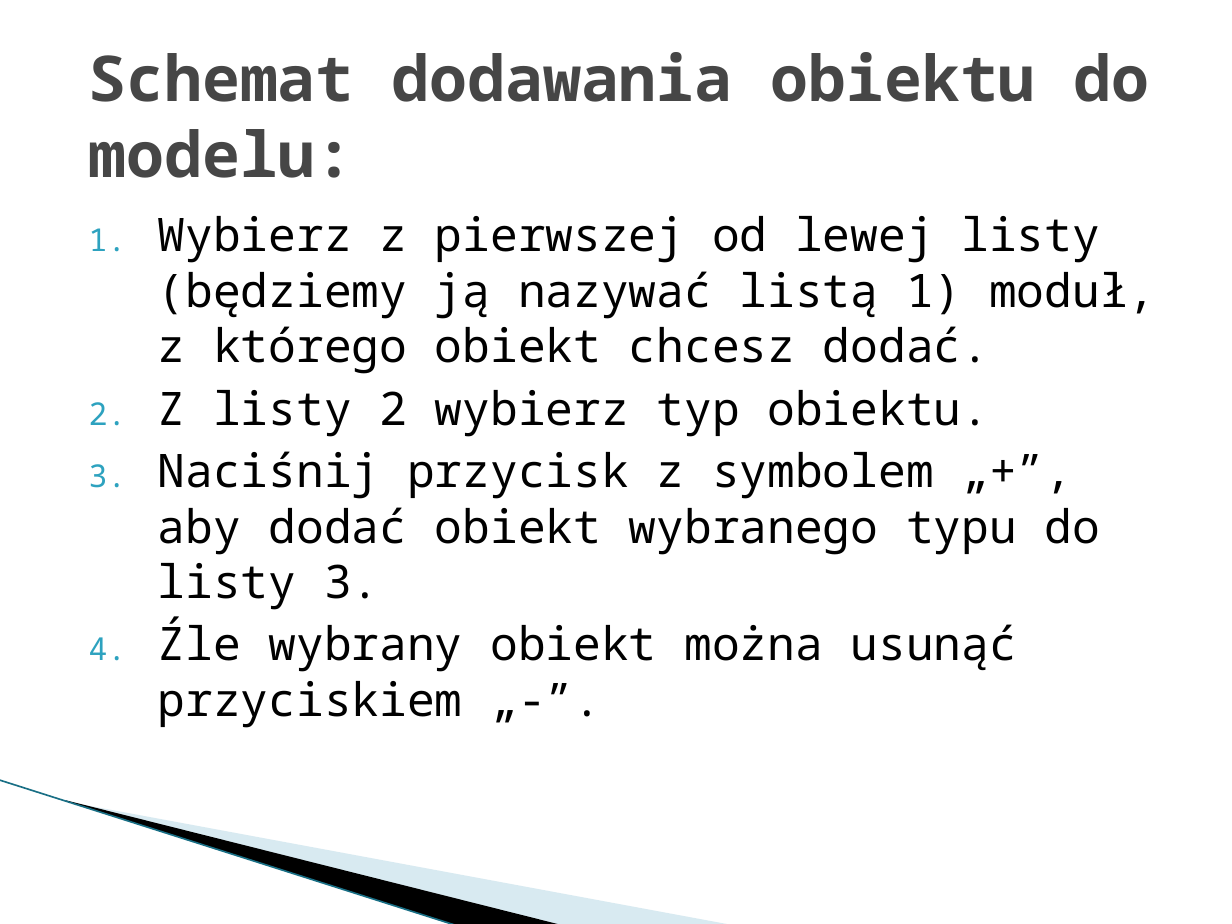
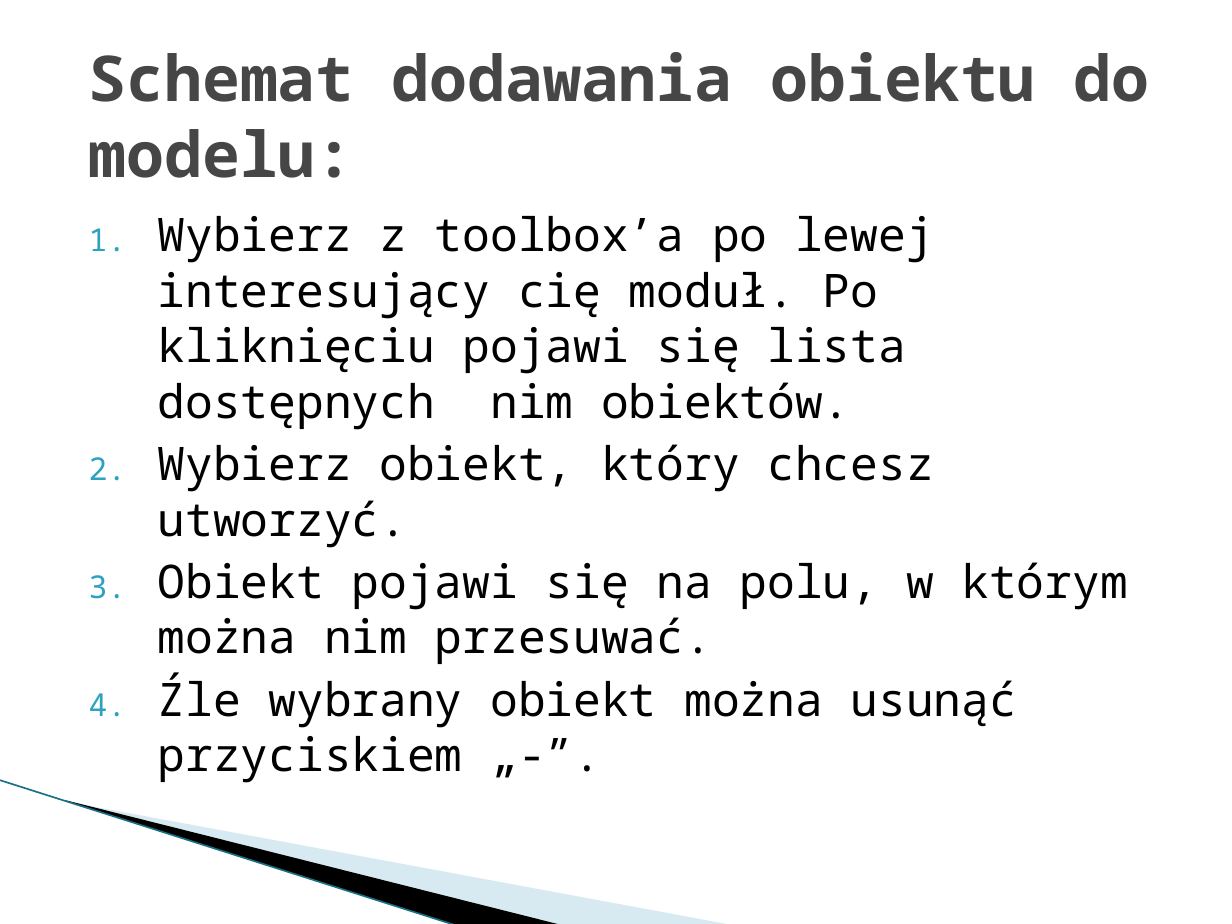
Before and after one commit to Dylek/SP_gridlab-D_GUI, a slide deck: slide 5 of prototyp 2.pptx (slide 10 before the commit). Drawn at 1232x924 pixels with LibreOffice and Linux fonts; fonts in the diff are those of the drawing; background and template pictures are left out. Boxes give left, top, right and bottom in pixels: in the first picture for what was removed or moved away, otherwise in the second. Text is boxed around its words. In the diff, an @@ line names an element or a change of style, - is before the commit and + after.

```diff
--- a/prototyp 2.pptx
+++ b/prototyp 2.pptx
@@ text at (158,216,1127,664): text changed @@
-1. Wybierz z pierwszej od lewej listy (będziemy ją nazywać listą 1) moduł, z którego obiekt chcesz dodać.
-2. Z listy 2 wybierz typ obiektu.
-3. Naciśnij przycisk z symbolem „+”, aby dodać obiekt wybranego typu do listy 3.
+1. Wybierz z toolbox’a po lewej interesujący cię moduł. Po kliknięciu pojawi się lista dostępnych nim obiektów.
+2. Wybierz obiekt, który chcesz utworzyć.
+3. Obiekt pojawi się na polu, w którym można nim przesuwać.
```
Also in this commit, not shown: 5 other slides changed, 7 slides added, 12 slides removed.
